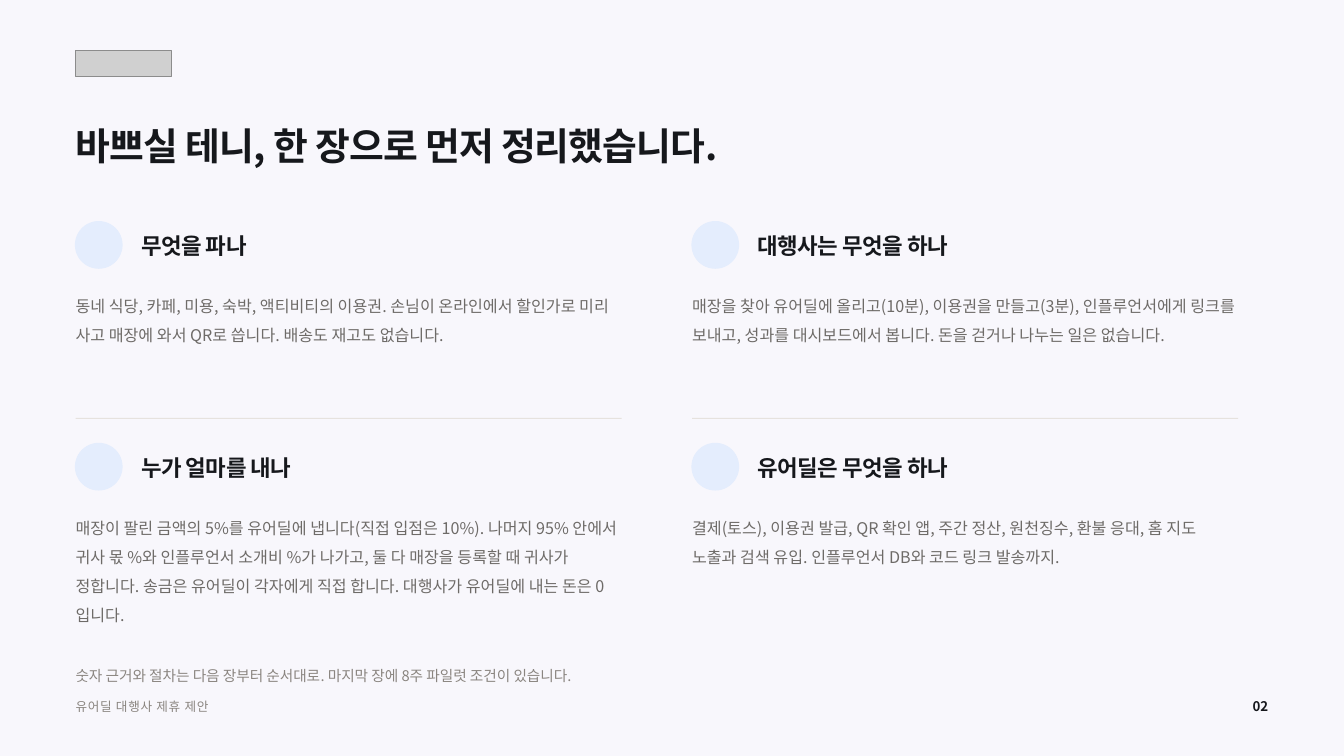
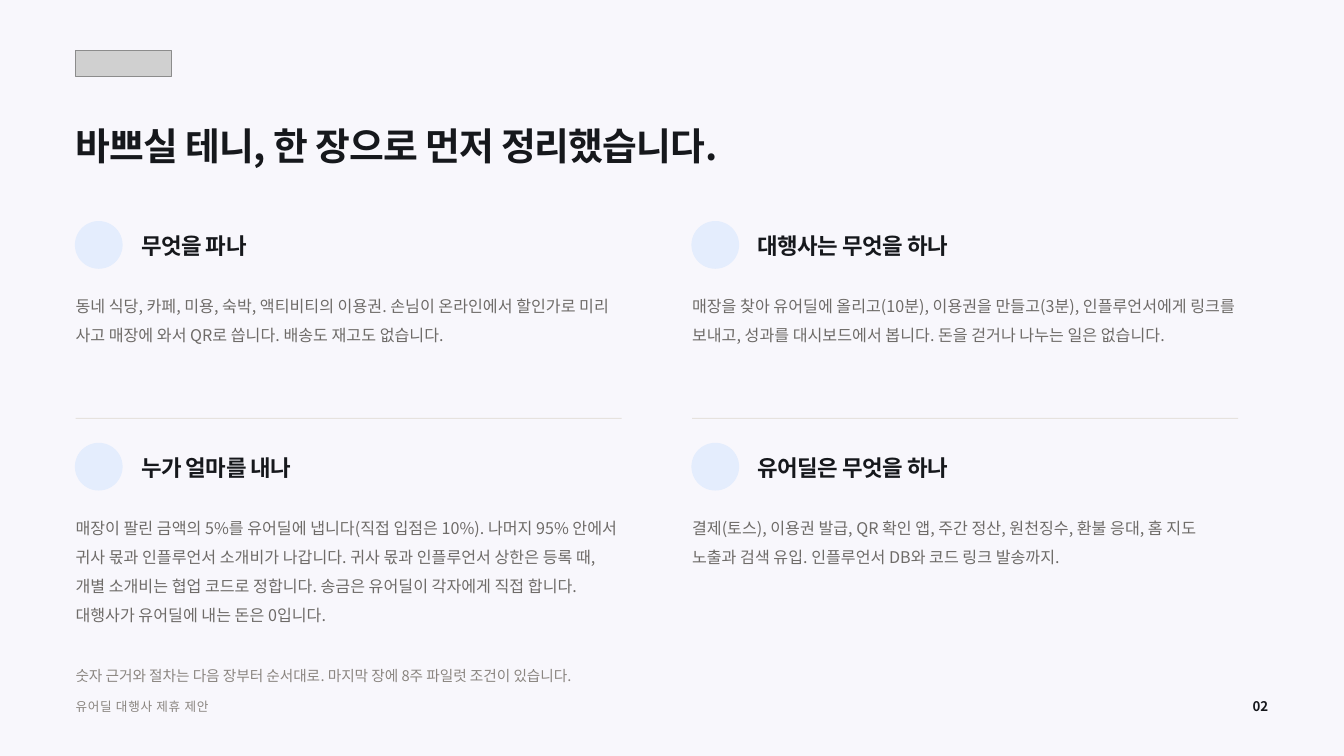
Before and after one commit to tobe2111/ur-live, a slide deck: slide 3 of docs/business/proposals/urdeal-agency-proposal.pptx. Drawn at 1344x756 pixels with LibreOffice and Linux fonts; fonts in the diff are those of the drawing; grey boxes stand for pictures; background and template pictures are left out. Boxes give left, top, right and bottom in pixels: in the first picture for what was removed or moved away, otherwise in the second. Text is boxed around its words. In the diff, an @@ line names an element or a change of style, - is before the commit and + after.

```diff
--- a/docs/business/proposals/urdeal-agency-proposal.pptx
+++ b/docs/business/proposals/urdeal-agency-proposal.pptx
@@ text at <box>76,520,616,623</box>: text changed @@
-매장이 팔린 금액의 5%를 유어딜에 냅니다(직접 입점은 10%). 나머지 95% 안에서 귀사 몫 %와 인플루언서 소개비 %가 나가고, 둘 다 매장을 등록할 때 귀사가 정합니다. 송금은 유어딜이 각자에게 직접 합니다. 대행사가 유어딜에 내는 돈은 0입니다.
+매장이 팔린 금액의 5%를 유어딜에 냅니다(직접 입점은 10%). 나머지 95% 안에서 귀사 몫과 인플루언서 소개비가 나갑니다. 귀사 몫과 인플루언서 상한은 등록 때, 개별 소개비는 협업 코드로 정합니다. 송금은 유어딜이 각자에게 직접 합니다. 대행사가 유어딜에 내는 돈은 0입니다.
```
Also in this commit, not shown: 11 other slides changed, 9 other files.
